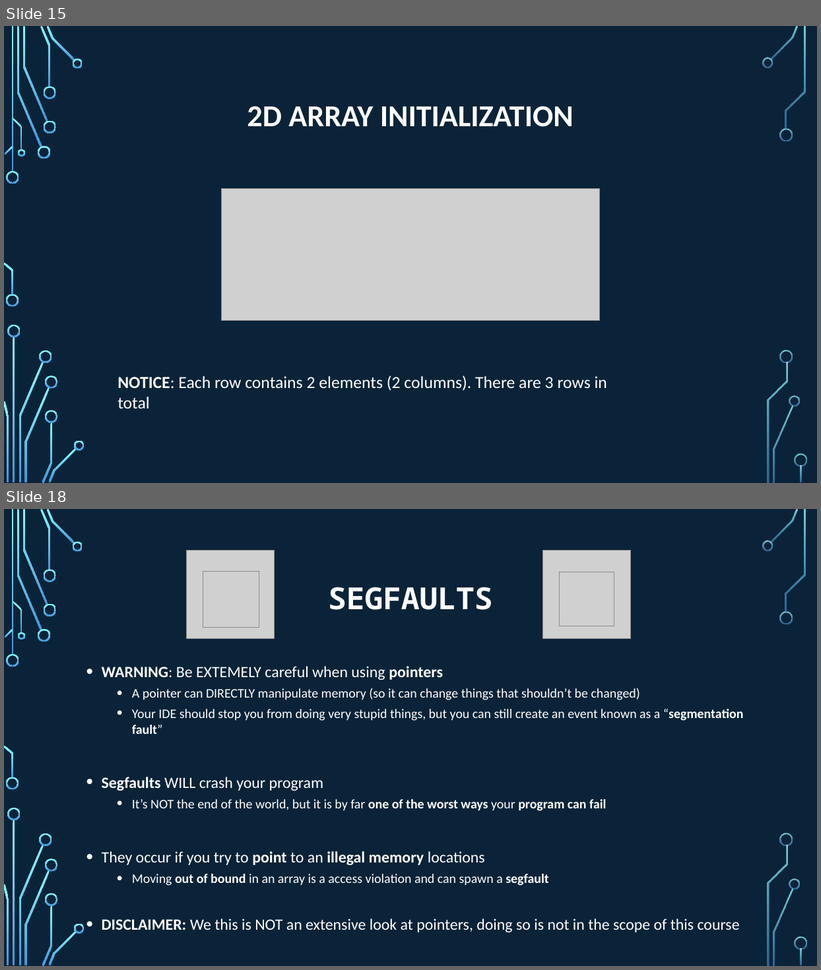
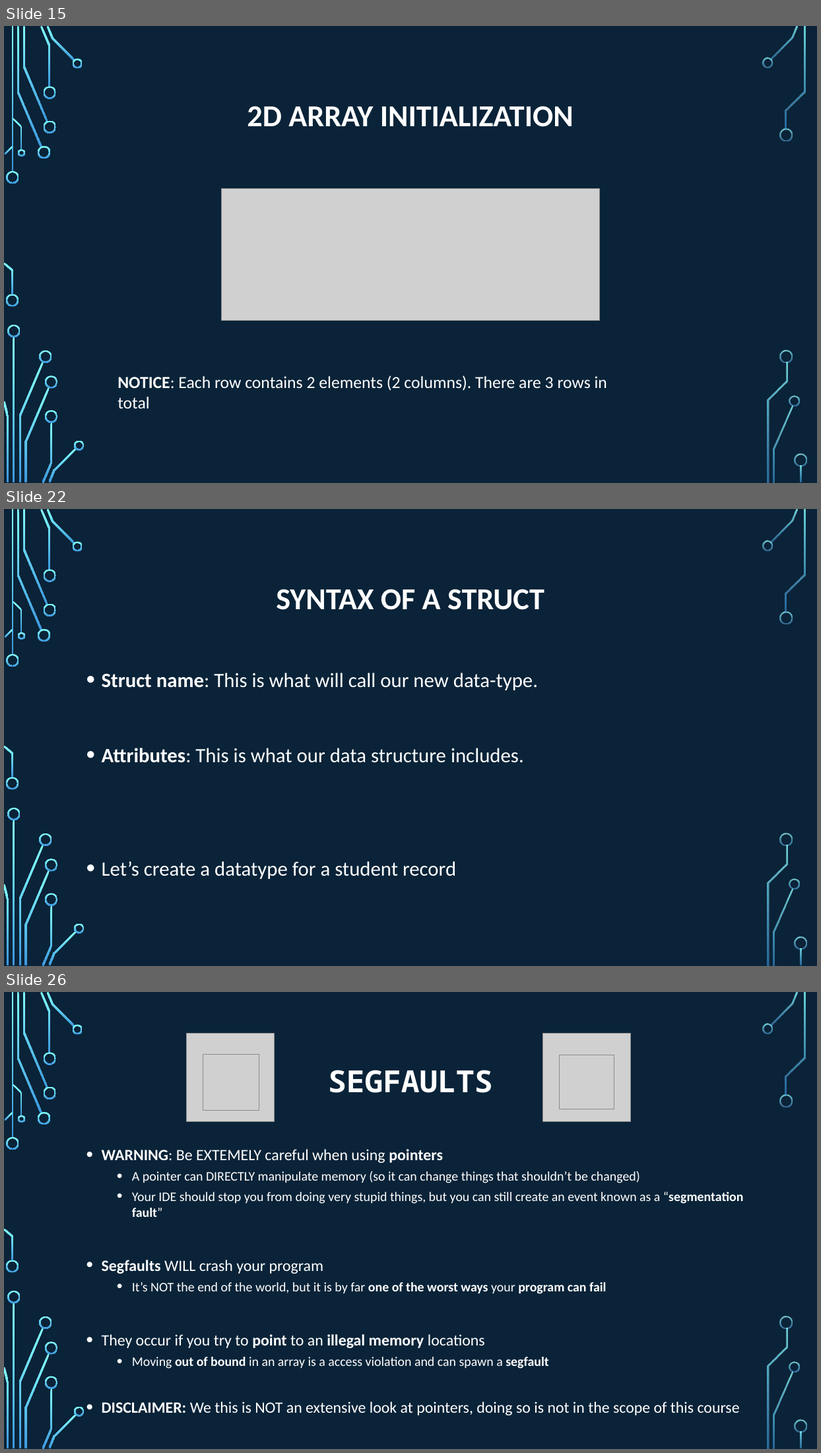
Before and after one commit to psypdt/ZIS_C-_Summer_Course_2019, a slide deck: Day_5/Day_5.pptx. Shown one above the other, each under a label of ours: slides 15 and 18 before the commit, slides 15, 22 and 26 after it; the slides between them are not shown. The pictures are 821x970 and 821x1453 pixels, drawn with LibreOffice and Linux fonts; fonts in the diff are those of the drawing; grey boxes stand for pictures; background and template pictures are left out. Boxes give left, top, right and bottom in pixels: in the first picture for what was removed or moved away, otherwise in the second. Text is boxed around its words. In the diff, an @@ line names an element or a change of style, - is before the commit and + after.

```diff
--- a/Day_5/Day_5.pptx
+++ b/Day_5/Day_5.pptx
@@ slide 22 added at bbox=[4, 509, 817, 966], background picture (left out); not listed: 36 template elements that a slide beside it also shows @@
@@ title added at bbox=[276, 589, 545, 610], 36 pt, text #FFFFFF, bold @@
+SYNTAX OF A STRUCT
@@ text added at bbox=[102, 673, 538, 879], 24 pt, text #FFFFFF @@
+• Struct name: This is what will call our new data-type.
+• Attributes: This is what our data structure includes.
+• Let’s create a datatype for a student record
@@ what was slide 18 is now slide 26 @@
```
Also in this commit, not shown: 1 slide changed, 8 other slides added, 1 slide removed, 1 other file.
